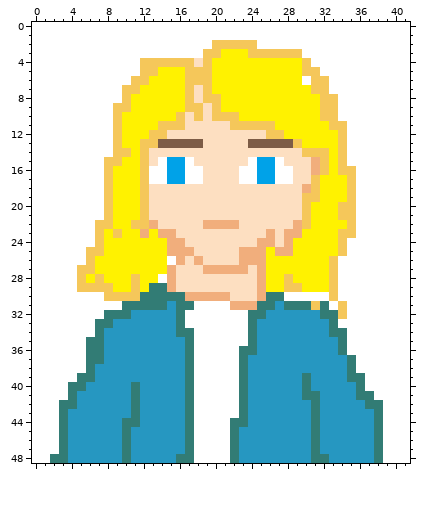
Pixel-art sprite: img/icon-person2.png. That is the earlier state.
The file is 42x49 pixels.
After:
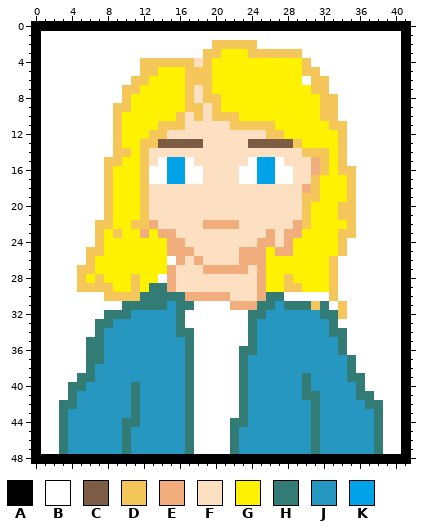
Palette (. is transparent): A #000000  B #ffffff  C #7d5c46  D #f5c75a  E #f1ae7c  F #fddfc1  G #fff200  H #327c75  J #2697c1  K #00a2e8
Difference:
Colour A replaces colour B in row 0 at x 0 to 41; in rows 1 to 47 at x 0 and 41; in row 48 at x 0 to 1, 18 to 21 and 39 to 41.
Colour A replaces colour H in row 48 at x 2 to 3, 10, 16 to 17, 22, 31 to 32 and 38.
Colour A replaces colour J in row 48 at x 4 to 9, 11 to 15, 23 to 30 and 33 to 37.
